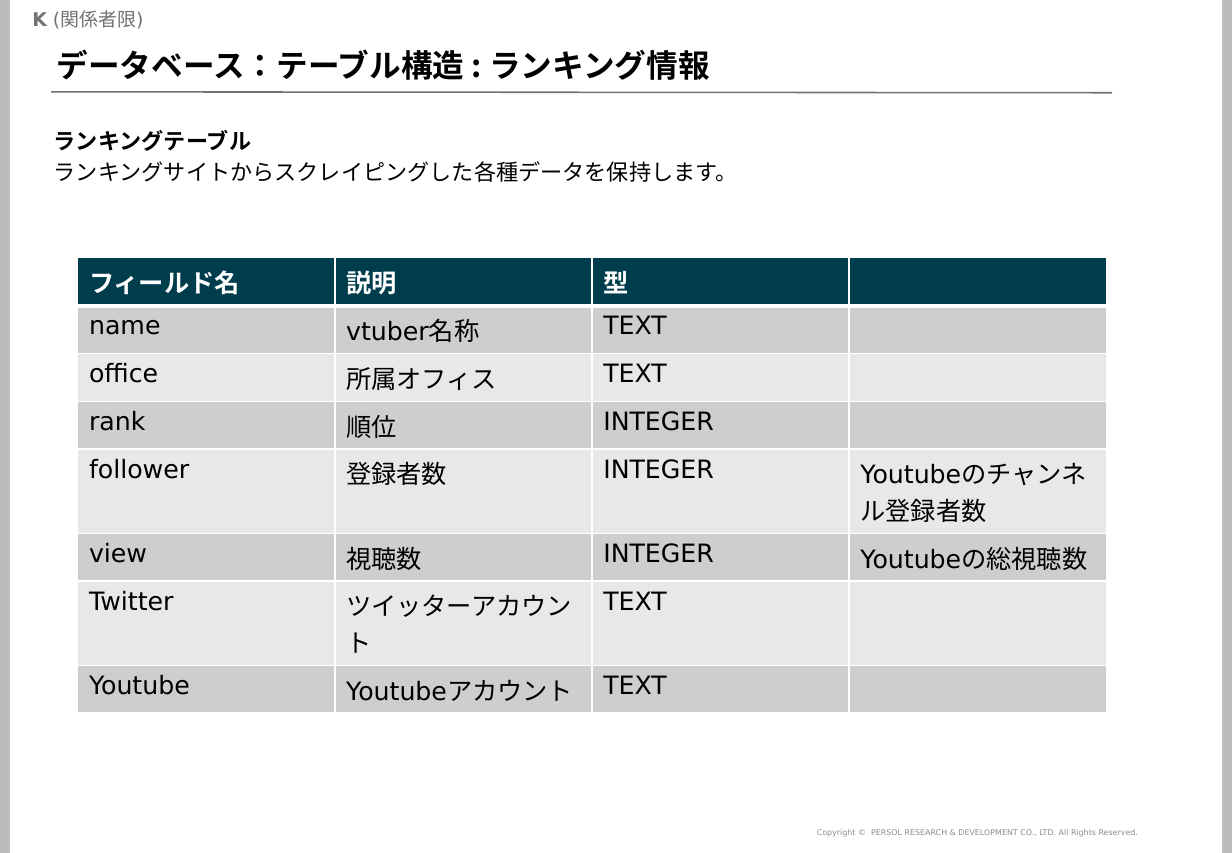
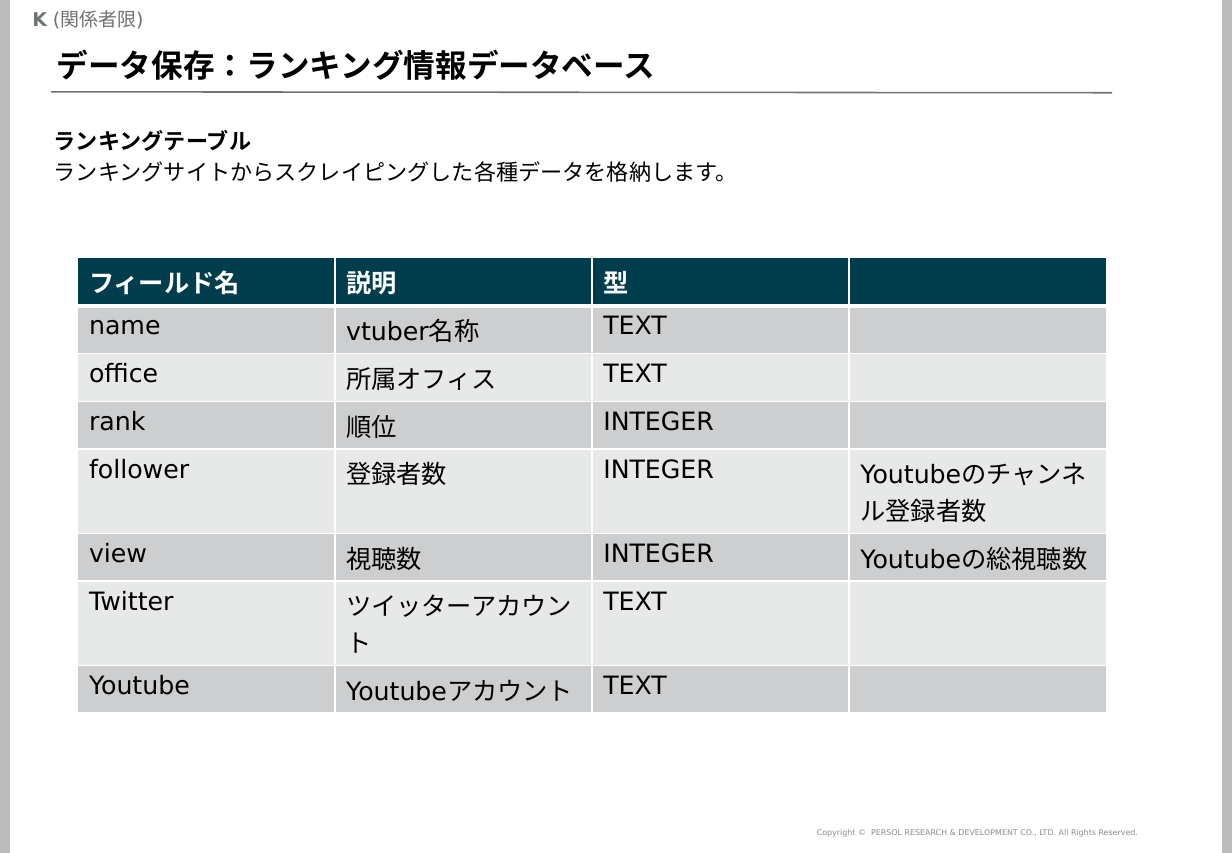
Before and after one commit to mogrodown/python_session, a slide deck: slide 41 of doc/python中級講座_2020.pptx. Drawn at 1232x853 pixels with LibreOffice and Linux fonts; fonts in the diff are those of the drawing; background and template pictures are left out. Boxes give left, top, right and bottom in pixels: in the first picture for what was removed or moved away, otherwise in the second. Text is boxed around its words. In the diff, an @@ line names an element or a change of style, - is before the commit and + after.

```diff
--- a/doc/python中級講座_2020.pptx
+++ b/doc/python中級講座_2020.pptx
@@ title at [57, 49, 656, 80]: text changed @@
-データベース：テーブル構造 : ランキング情報
+データ保存：ランキング情報データベース
@@ text at [54, 161, 738, 182]: text changed @@
-ランキングサイトからスクレイピングした各種データを保持します。
+ランキングサイトからスクレイピングした各種データを格納します。
```
Also in this commit, not shown: 10 other slides changed, 1 slide added, 1 slide removed, 2 other files.
